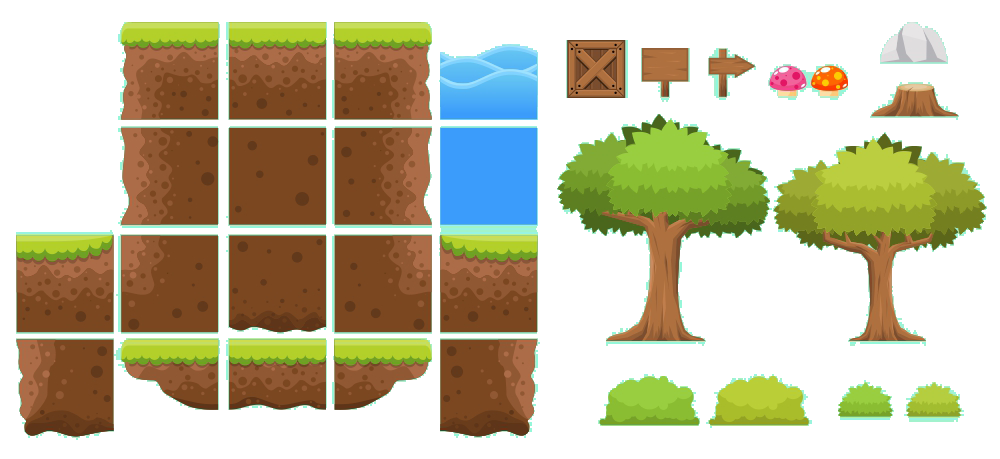
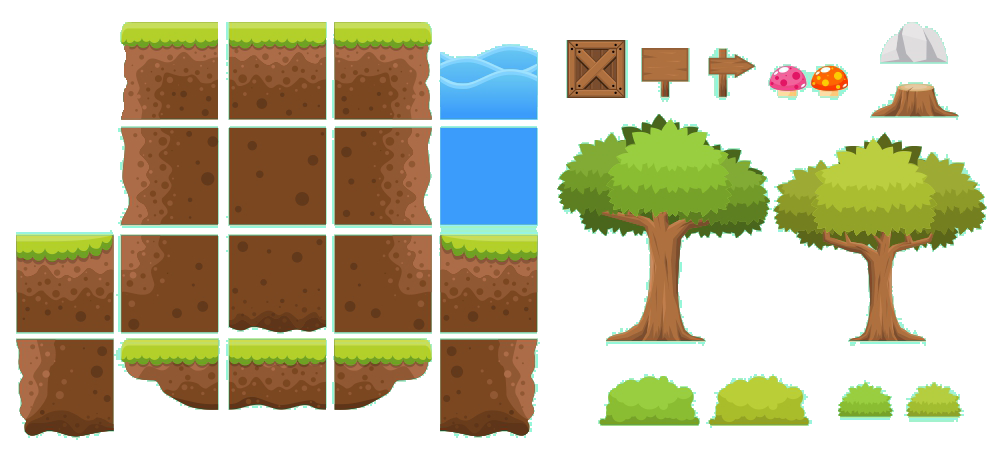
Layered file, before and after one edit (1000 × 459). Changes by layer:
painted on "Layer 0" over bbox(118, 22, 220, 120)
